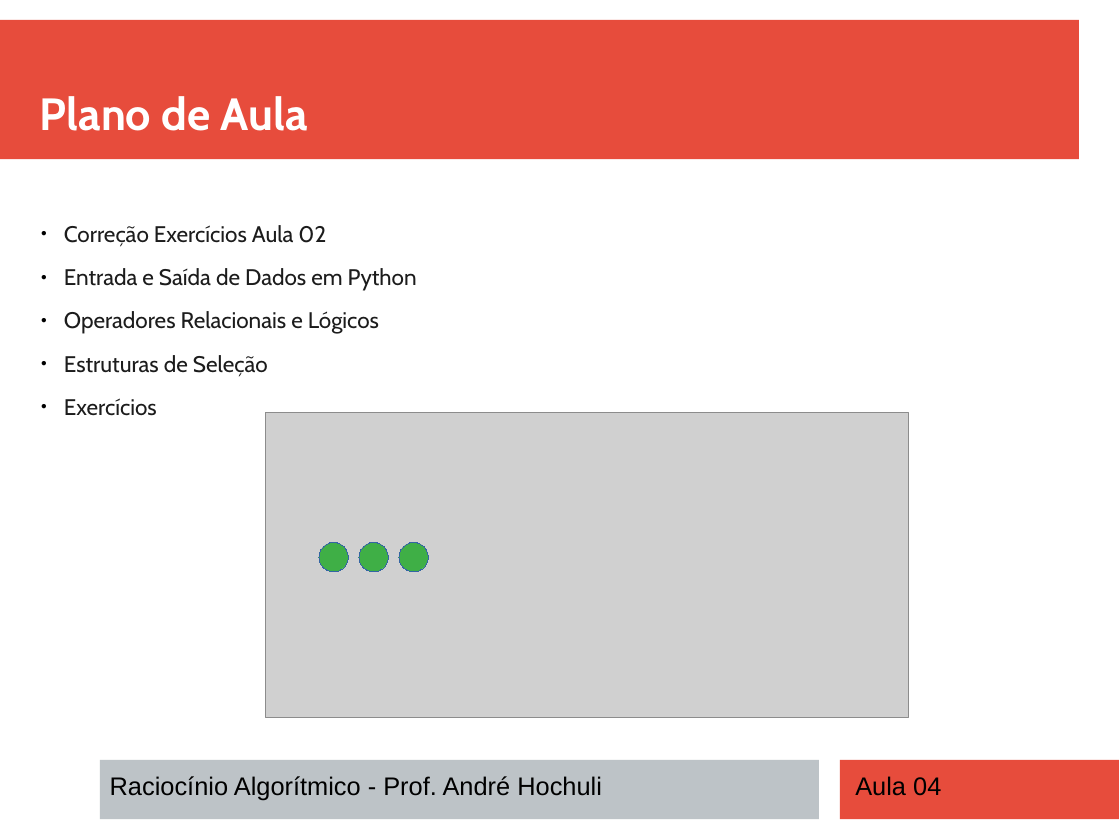
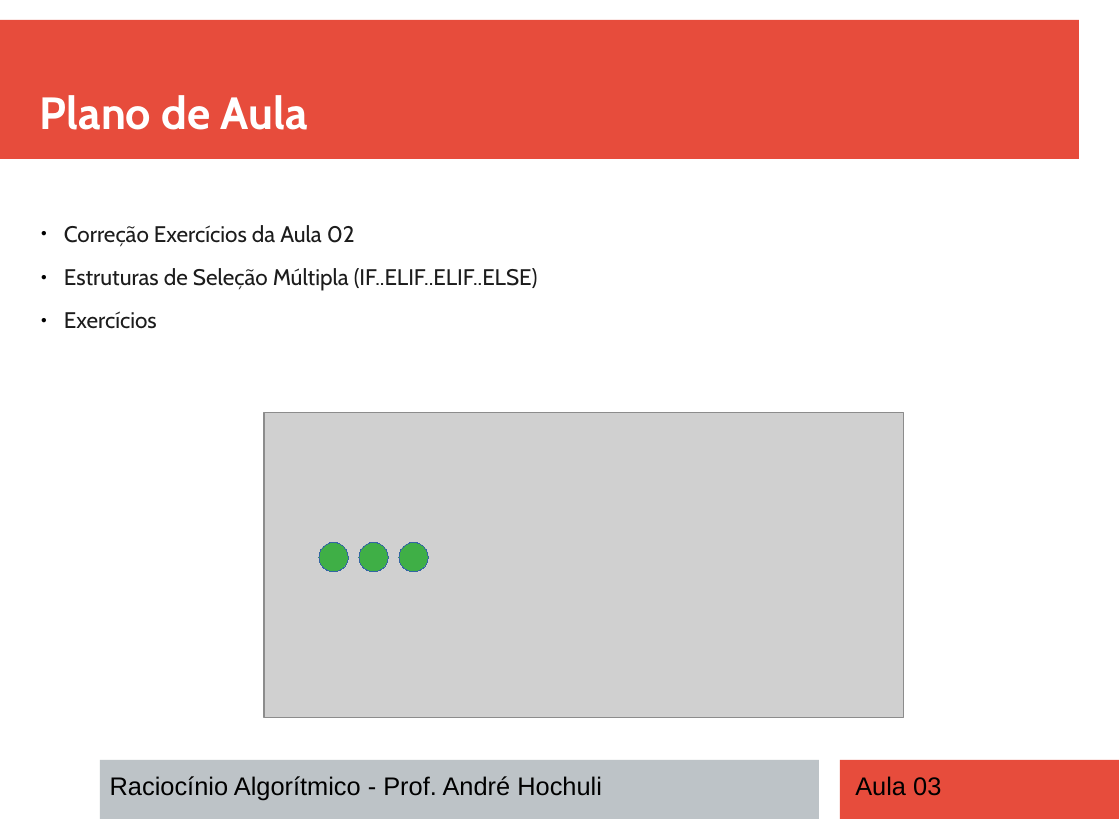
Before and after one commit to andrehochuli/teaching, a slide deck: slide 2 of RaciocinioAlgoritmico/Aula 03 - Estruturas de Seleção Múltiplas (ELIF)/Aula 03 - Estruturas de Seleção Múltiplas (ELIF).pptx. Drawn at 1120x840 pixels with LibreOffice and Linux fonts; fonts in the diff are those of the drawing; grey boxes stand for pictures. Boxes give left, top, right and bottom in pixels: in the first picture for what was removed or moved away, otherwise in the second. Text is boxed around its words. In the diff, an @@ line names an element or a change of style, - is before the commit and + after.

Commit message:
Atualizando aula 03

```diff
--- a/RaciocinioAlgoritmico/Aula 03 - Estruturas de Seleção Múltiplas (ELIF)/Aula 03 - Estruturas de Seleção Múltiplas (ELIF).pptx
+++ b/RaciocinioAlgoritmico/Aula 03 - Estruturas de Seleção Múltiplas (ELIF)/Aula 03 - Estruturas de Seleção Múltiplas (ELIF).pptx
@@ text at [64, 225, 538, 291]: text changed @@
-● Correção Exercícios Aula 02
-● Entrada e Saída de Dados em Python
-● Operadores Relacionais e Lógicos
-● Estruturas de Seleção
+● Correção Exercícios da Aula 02
+● Estruturas de Seleção Múltipla (IF..ELIF..ELIF..ELSE)
@@ picture: place and size @@
-picture at [265, 413, 909, 718]
+picture at [264, 413, 905, 718]
@@ text at [855, 776, 941, 796]: text changed @@
-Aula 04
+Aula 03
```
Also in this commit, not shown: 6 other slides changed, 1 other file.
